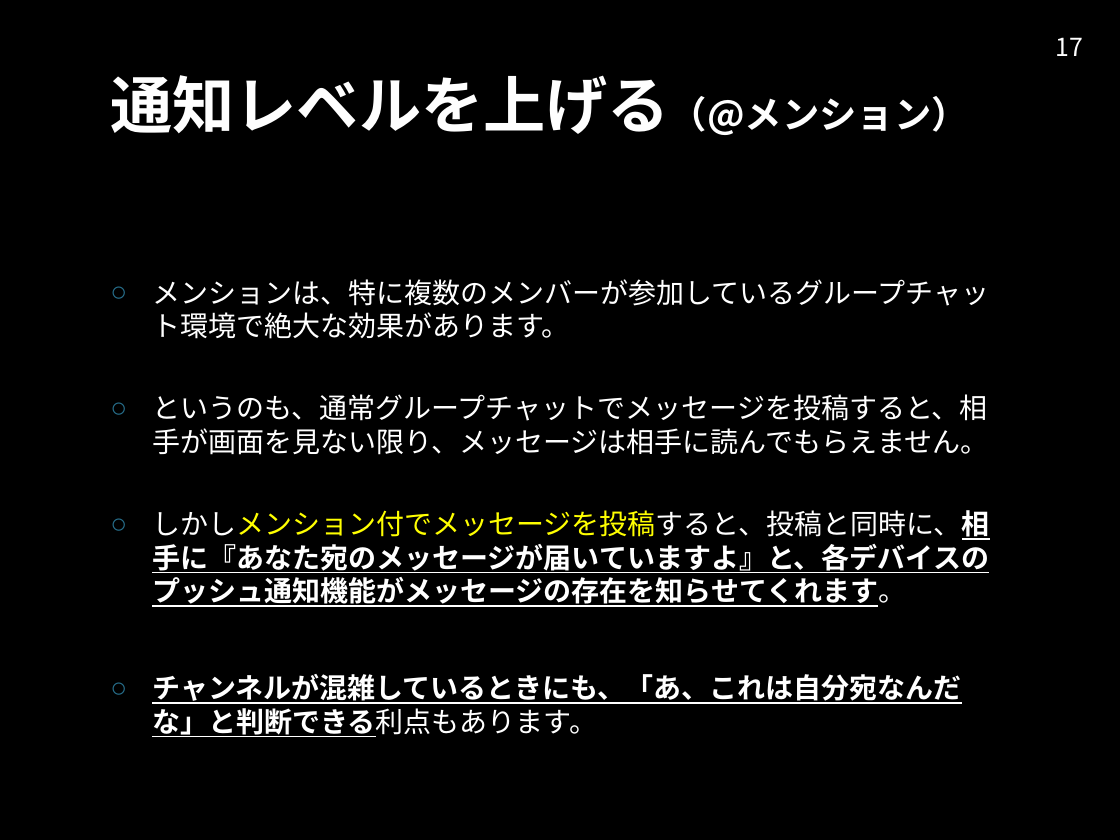
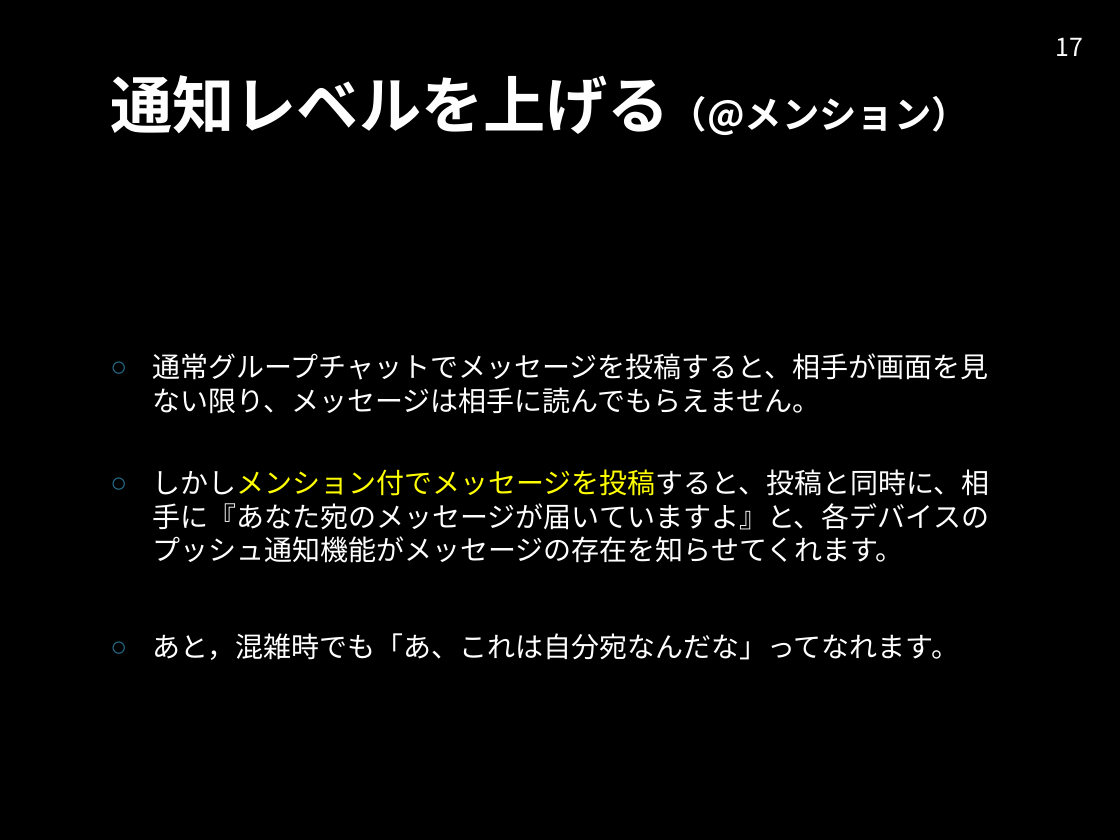
Before and after one commit to kottn/begin-slack, a slide deck: slide 17 of begin-slack.pptx. Drawn at 1120x840 pixels with LibreOffice and Linux fonts; fonts in the diff are those of the drawing; background and template pictures are left out. Boxes give left, top, right and bottom in pixels: in the first picture for what was removed or moved away, otherwise in the second. Text is boxed around its words. In the diff, an @@ line names an element or a change of style, - is before the commit and + after.

```diff
--- a/begin-slack.pptx
+++ b/begin-slack.pptx
@@ text at box(152, 353, 988, 414): text changed @@
-○ メンションは、特に複数のメンバーが参加しているグループチャット環境で絶大な効果があります。
-○ というのも、通常グループチャットでメッセージを投稿すると、相手が画面を見ない限り、メッセージは相手に読んでもらえません。
+○ 通常グループチャットでメッセージを投稿すると、相手が画面を見ない限り、メッセージは相手に読んでもらえません。
@@ text at box(152, 469, 989, 563): bold off, underline off in "しかしメンション付でメッセージを投稿すると、投稿と同時に、相手に『あなた宛のメッセージが届いていますよ』と、各デバイスの ..." @@
@@ text at box(152, 633, 959, 660): text changed; bold off @@
-○ チャンネルが混雑しているときにも、「あ、これは自分宛なんだな」と判断できる利点もあります。
+○ あと，混雑時でも「あ、これは自分宛なんだな」ってなれます。
```
Also in this commit, not shown: 18 other slides changed, 2 slides added, 1 slide removed, 1 other file.
